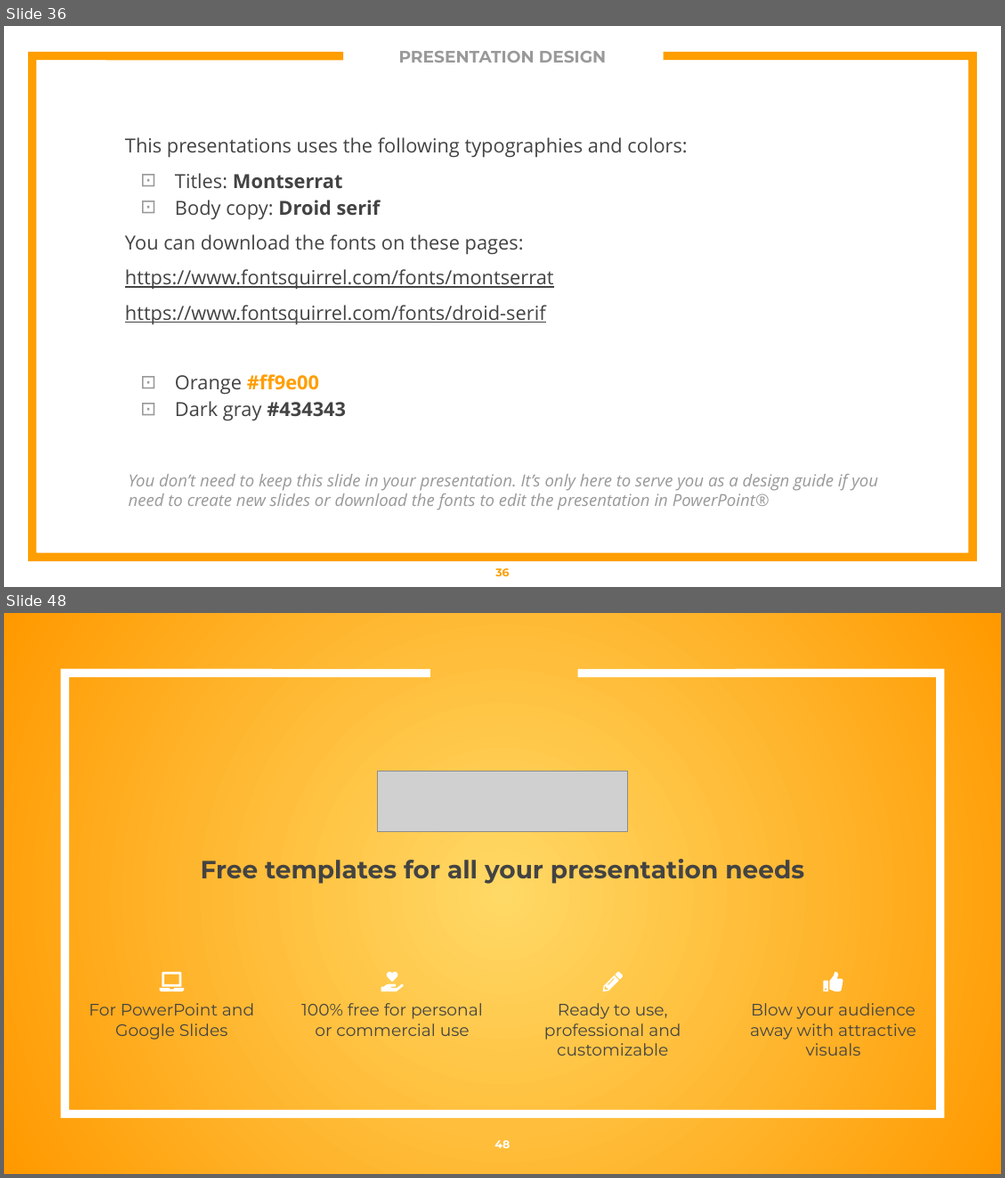
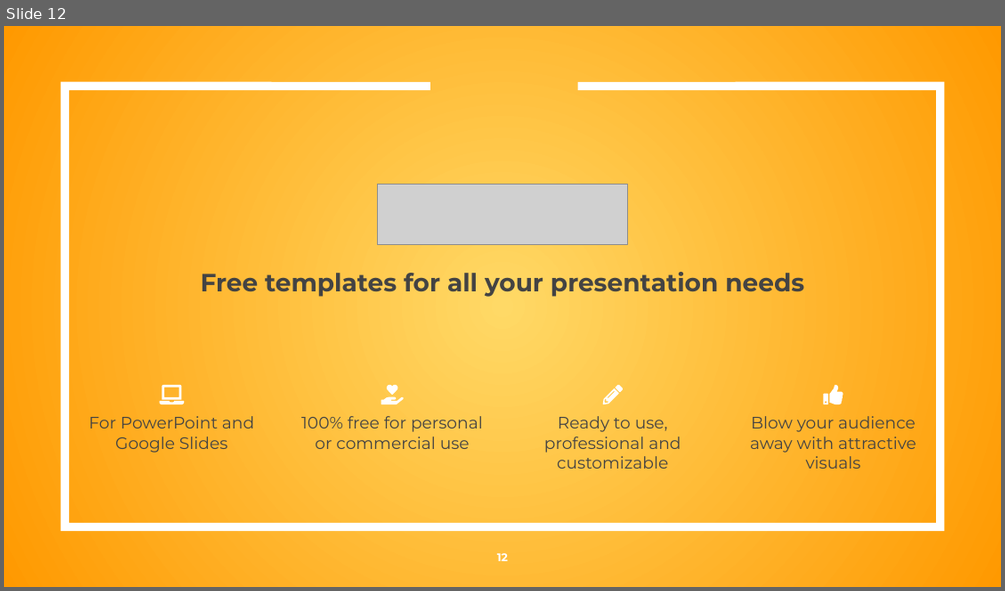
Before and after one commit to britt-emm/CGGroupProject, a slide deck: Wildfire_Group_Proj.pptx. Shown one above the other, each under a label of ours: slides 36 and 48 before the commit, slide 12 after it; the slides between them are not shown. The pictures are 1005x1178 and 1005x591 pixels, drawn with LibreOffice and Linux fonts; fonts in the diff are those of the drawing; grey boxes stand for pictures. Boxes give left, top, right and bottom in pixels: in the first picture for what was removed or moved away, otherwise in the second. Text is boxed around its words. In the diff, an @@ line names an element or a change of style, - is before the commit and + after.

```diff
--- a/Wildfire_Group_Proj.pptx
+++ b/Wildfire_Group_Proj.pptx
@@ slide 36 removed at [4, 26, 1001, 587], background #FFFFFF @@
@@ title removed at [399, 51, 606, 62] @@
-PRESENTATION DESIGN
@@ freeform shape removed at [32, 56, 972, 557] @@
@@ text removed at [125, 137, 687, 420] @@
-This presentations uses the following typographies and colors:
-⊡ Titles: Montserrat
-⊡ Body copy: Droid serif
-You can download the fonts on these pages:
-https://www.fontsquirrel.com/fonts/montserrat
-https://www.fontsquirrel.com/fonts/droid-serif
-⊡ Orange #ff9e00
-⊡ Dark gray #434343
@@ text removed at [129, 474, 878, 510] @@
-You don’t need to keep this slide in your presentation. It’s only here to serve you as a design guide if you need to create new slides or download the fonts to edit the presentation in PowerPoint®
@@ page number removed at [495, 568, 509, 576] @@
-36
@@ what was slide 48 is now slide 12 @@
@@ page number at [497, 553, 508, 561]: text changed @@
-48
+12
```
Also in this commit, not shown: 9 slides changed, 1 slide added, 36 other slides removed.
